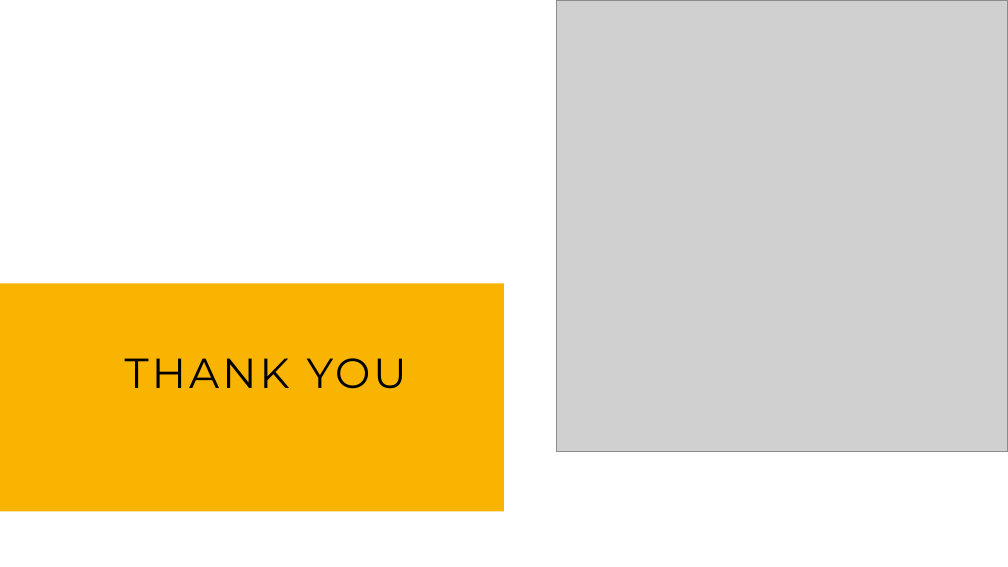
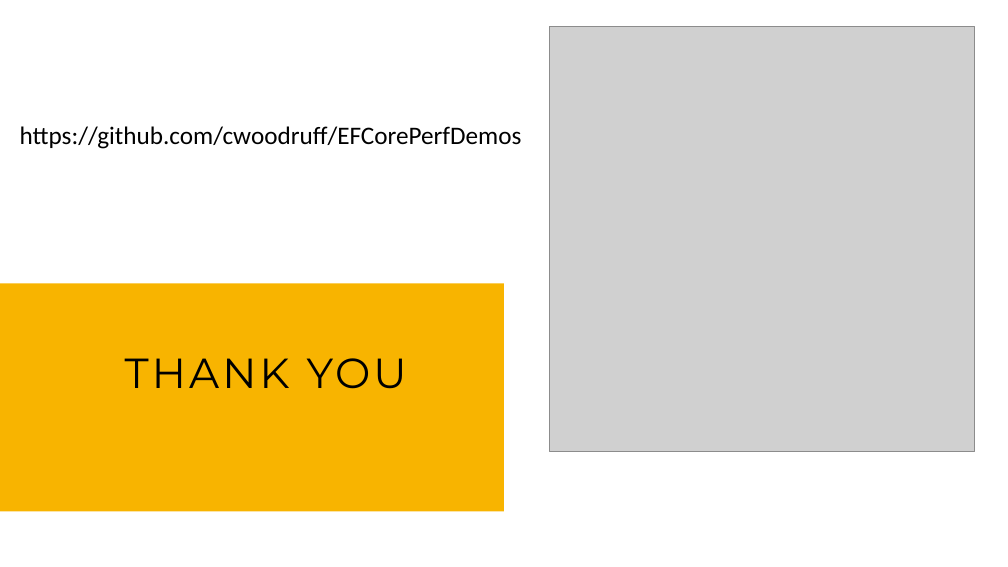
Before and after one commit to cwoodruff/EFCorePerfDemos, a slide deck: slide 29 of Turbo Charging Entity Framework Core Performance.pptx. Drawn at 1008x567 pixels with LibreOffice and Linux fonts; fonts in the diff are those of the drawing; grey boxes stand for pictures. Boxes give left, top, right and bottom in pixels: in the first picture for what was removed or moved away, otherwise in the second. Text is boxed around its words. In the diff, an @@ line names an element or a change of style, - is before the commit and + after.

```diff
--- a/Turbo Charging Entity Framework Core Performance.pptx
+++ b/Turbo Charging Entity Framework Core Performance.pptx
@@ picture: place and size @@
-picture at [557,0,1008,452]
+picture at [550,26,975,452]
@@ text added at [20,126,522,149], 24 pt, text #000000 @@
+https://github.com/cwoodruff/EFCorePerfDemos
```
